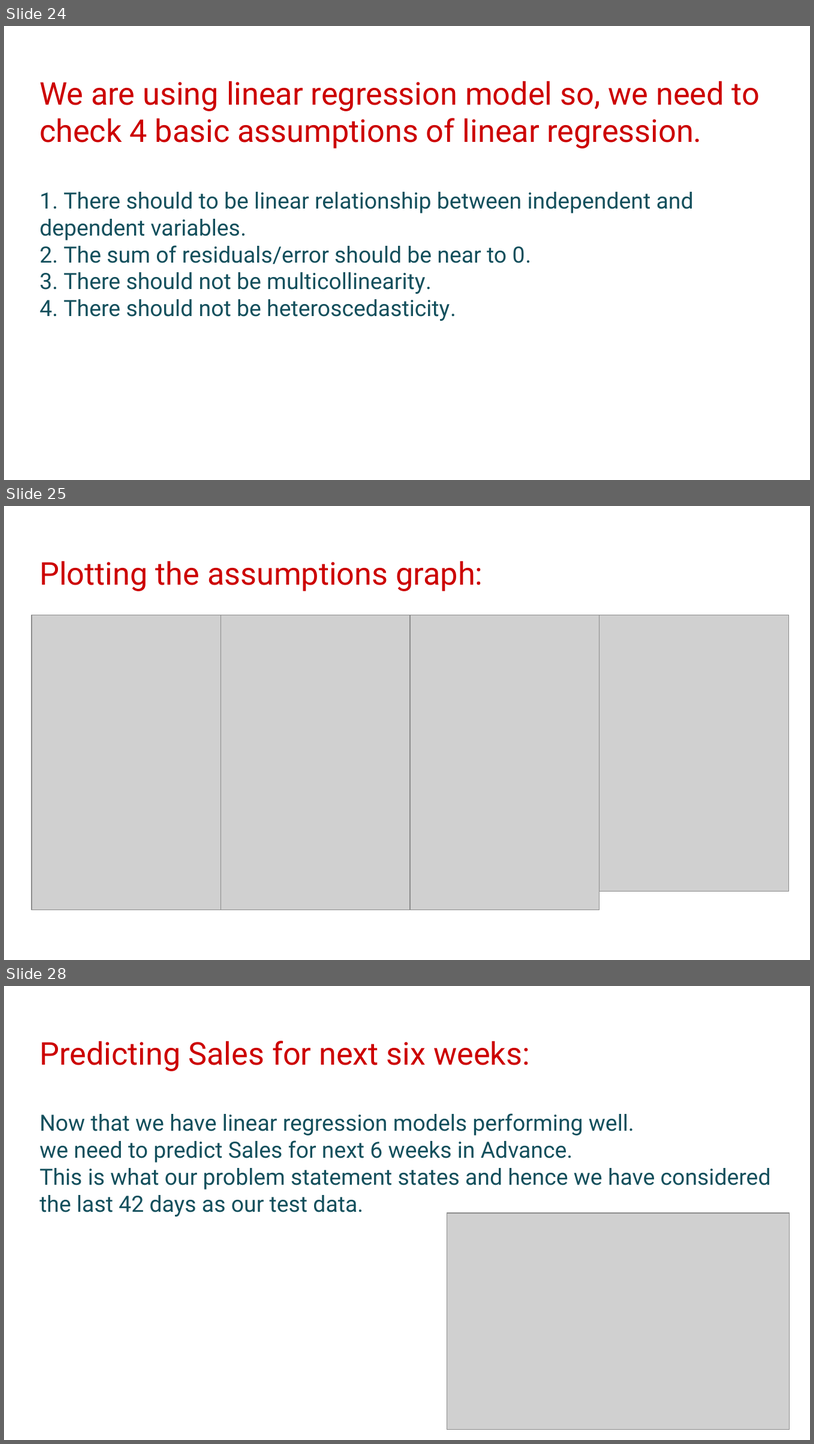
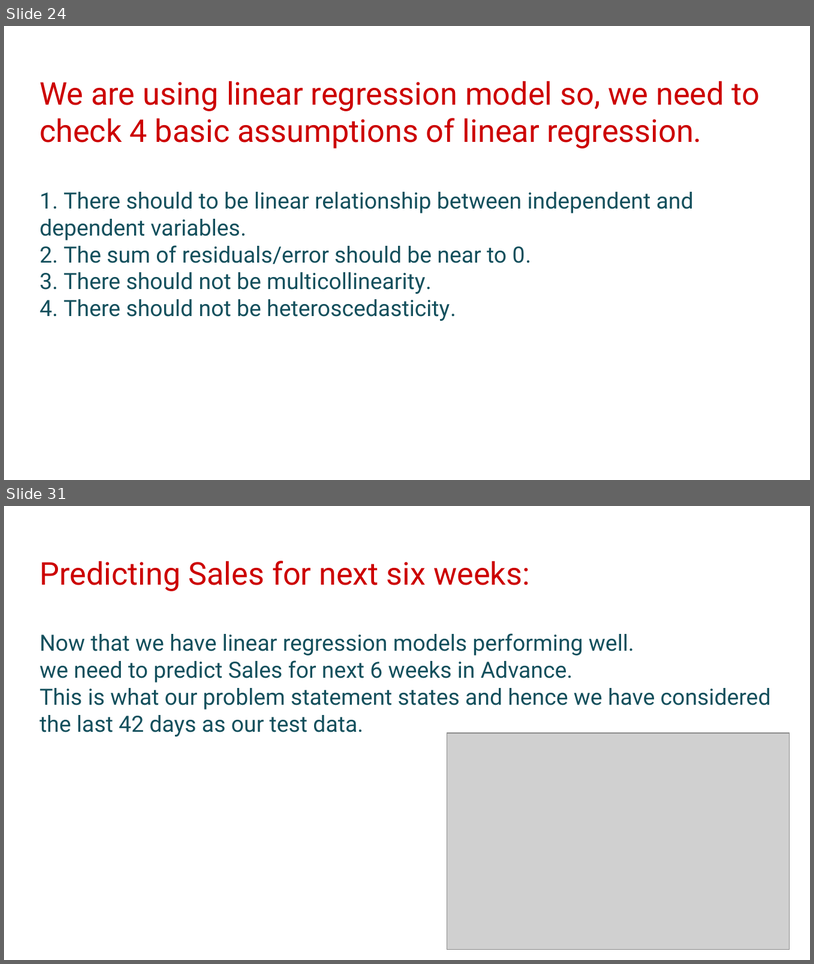
Before and after one commit to hrithikwel8/Rossmann_Sales_Prediction, a slide deck: Rossmann_Sales_Prediction_ppt.pptx. Shown one above the other, each under a label of ours: slides 24, 25 and 28 before the commit, slides 24 and 31 after it; the slides between them are not shown. The pictures are 814x1444 and 814x964 pixels, drawn with LibreOffice and Linux fonts; fonts in the diff are those of the drawing; grey boxes stand for pictures; background and template pictures are left out. Boxes give left, top, right and bottom in pixels: in the first picture for what was removed or moved away, otherwise in the second. Text is boxed around its words. In the diff, an @@ line names an element or a change of style, - is before the commit and + after.

```diff
--- a/Rossmann_Sales_Prediction_ppt.pptx
+++ b/Rossmann_Sales_Prediction_ppt.pptx
@@ slide 25 removed at (x1=4, y1=506, x2=810, y2=960), background #FFFFFF @@
@@ title removed at (x1=39, y1=561, x2=483, y2=591) @@
-Plotting the assumptions graph:
@@ picture removed at (x1=32, y1=615, x2=221, y2=909) @@
@@ picture removed at (x1=221, y1=615, x2=410, y2=909) @@
@@ picture removed at (x1=410, y1=615, x2=600, y2=909) @@
@@ picture removed at (x1=600, y1=615, x2=789, y2=891) @@
@@ what was slide 28 is now slide 31 @@
```
Also in this commit, not shown: 3 slides changed, 7 slides added, 2 other slides removed.
